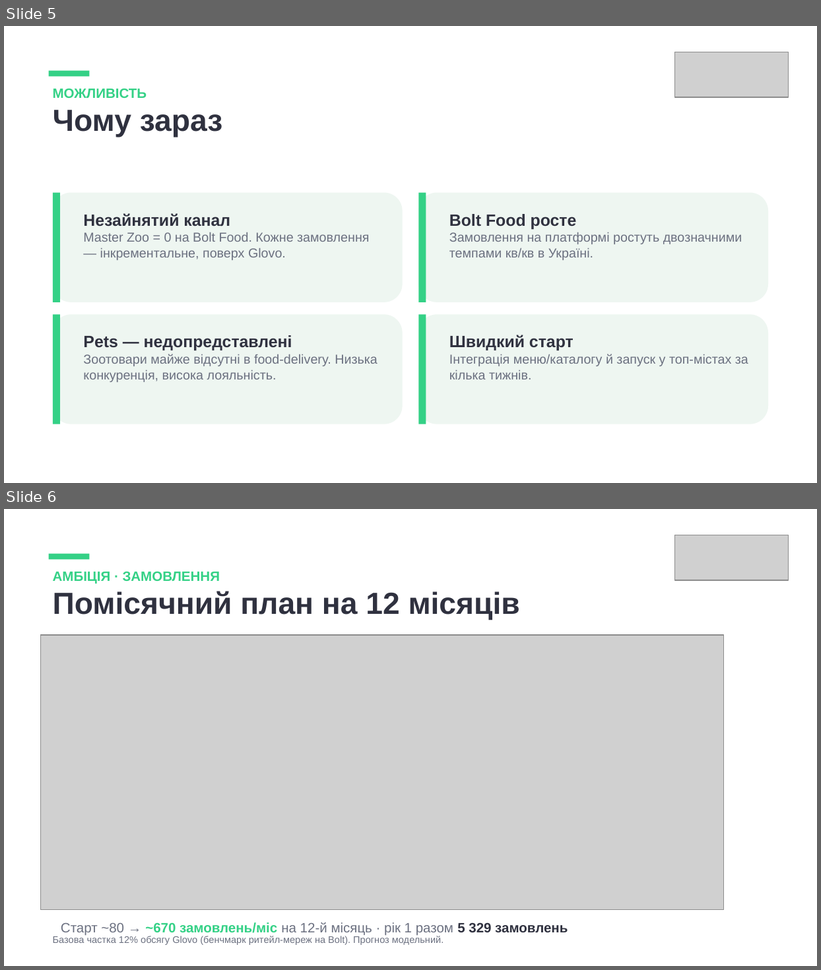
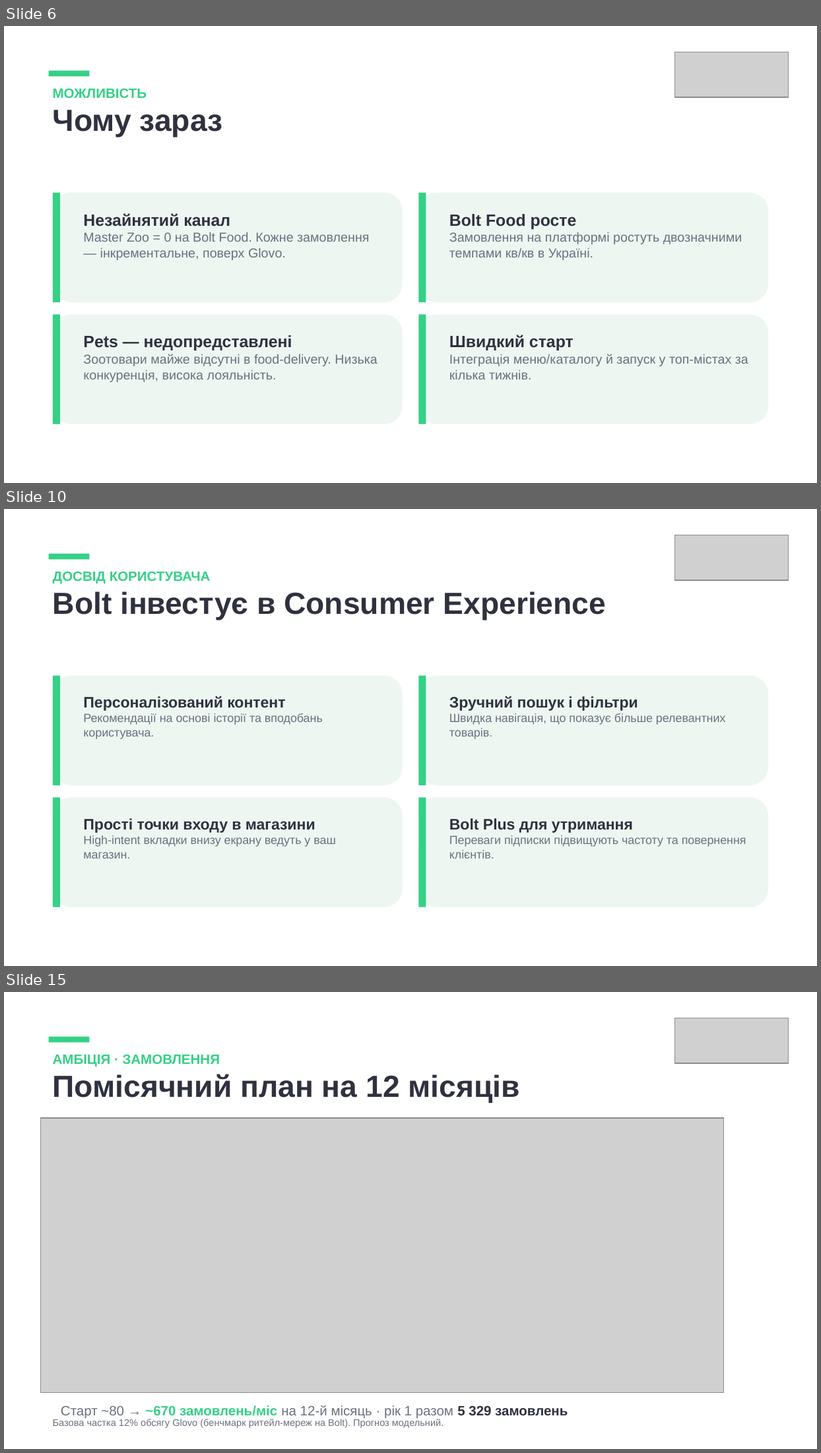
Before and after one commit to yuliianikolaieva/getplaced-report, a slide deck: Master-Zoo-Bolt-Food-Partnership.pptx. Shown one above the other, each under a label of ours: slides 5 and 6 before the commit, slides 6, 10 and 15 after it; the slides between them are not shown. The pictures are 821x970 and 821x1453 pixels, drawn with LibreOffice and Linux fonts; fonts in the diff are those of the drawing; grey boxes stand for pictures. Boxes give left, top, right and bottom in pixels: in the first picture for what was removed or moved away, otherwise in the second. Text is boxed around its words. In the diff, an @@ line names an element or a change of style, - is before the commit and + after.

```diff
--- a/Master-Zoo-Bolt-Food-Partnership.pptx
+++ b/Master-Zoo-Bolt-Food-Partnership.pptx
@@ slide 10 added at [4, 509, 817, 966], background #FFFFFF @@
@@ picture added at [675, 535, 789, 580] @@
@@ rectangle added at [49, 554, 89, 559], fill #34D186 @@
@@ text added at [53, 571, 606, 621], 27 pt, text #2F313F, bold @@
+ДОСВІД КОРИСТУВАЧА
+Bolt інвестує в Consumer Experience
@@ rounded rectangle added at [53, 676, 403, 786], fill #EEF6F1 @@
@@ rectangle added at [53, 676, 60, 786], fill #34D186 @@
@@ rounded rectangle added at [418, 676, 768, 786], fill #EEF6F1 @@
@@ rectangle added at [418, 676, 426, 786], fill #34D186 @@
@@ text added at [83, 696, 323, 739], 10.5 pt, text #6B7080 @@
+Персоналізований контент
+Рекомендації на основі історії та вподобань користувача.
@@ text added at [450, 696, 726, 739], 10.5 pt, text #6B7080 @@
+Зручний пошук і фільтри
+Швидка навігація, що показує більше релевантних товарів.
@@ rounded rectangle added at [53, 797, 403, 908], fill #EEF6F1 @@
@@ rectangle added at [53, 797, 60, 908], fill #34D186 @@
@@ rounded rectangle added at [418, 797, 768, 908], fill #EEF6F1 @@
@@ rectangle added at [418, 797, 426, 908], fill #34D186 @@
@@ text added at [83, 819, 336, 859], 10.5 pt, text #6B7080 @@
+Прості точки входу в магазини
+High-intent вкладки внизу екрану ведуть у ваш магазин.
@@ text added at [450, 819, 746, 859], 10.5 pt, text #6B7080 @@
+Bolt Plus для утримання
+Переваги підписки підвищують частоту та повернення клієнтів.
@@ what was slide 5 is now slide 6 @@
@@ what was slide 6 is now slide 15 @@
```
Also in this commit, not shown: 1 slide changed, 8 other slides added, 2 other files.
